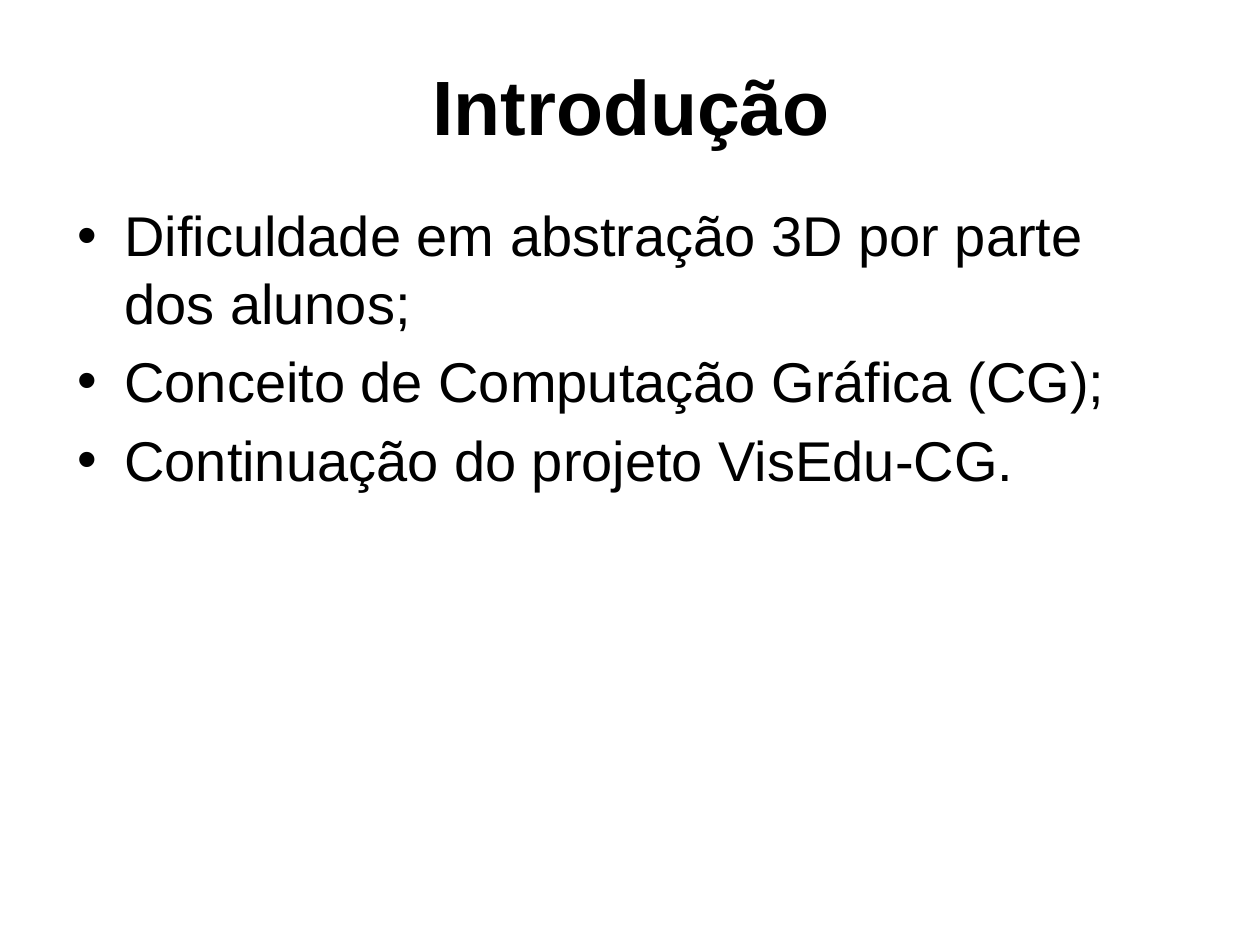
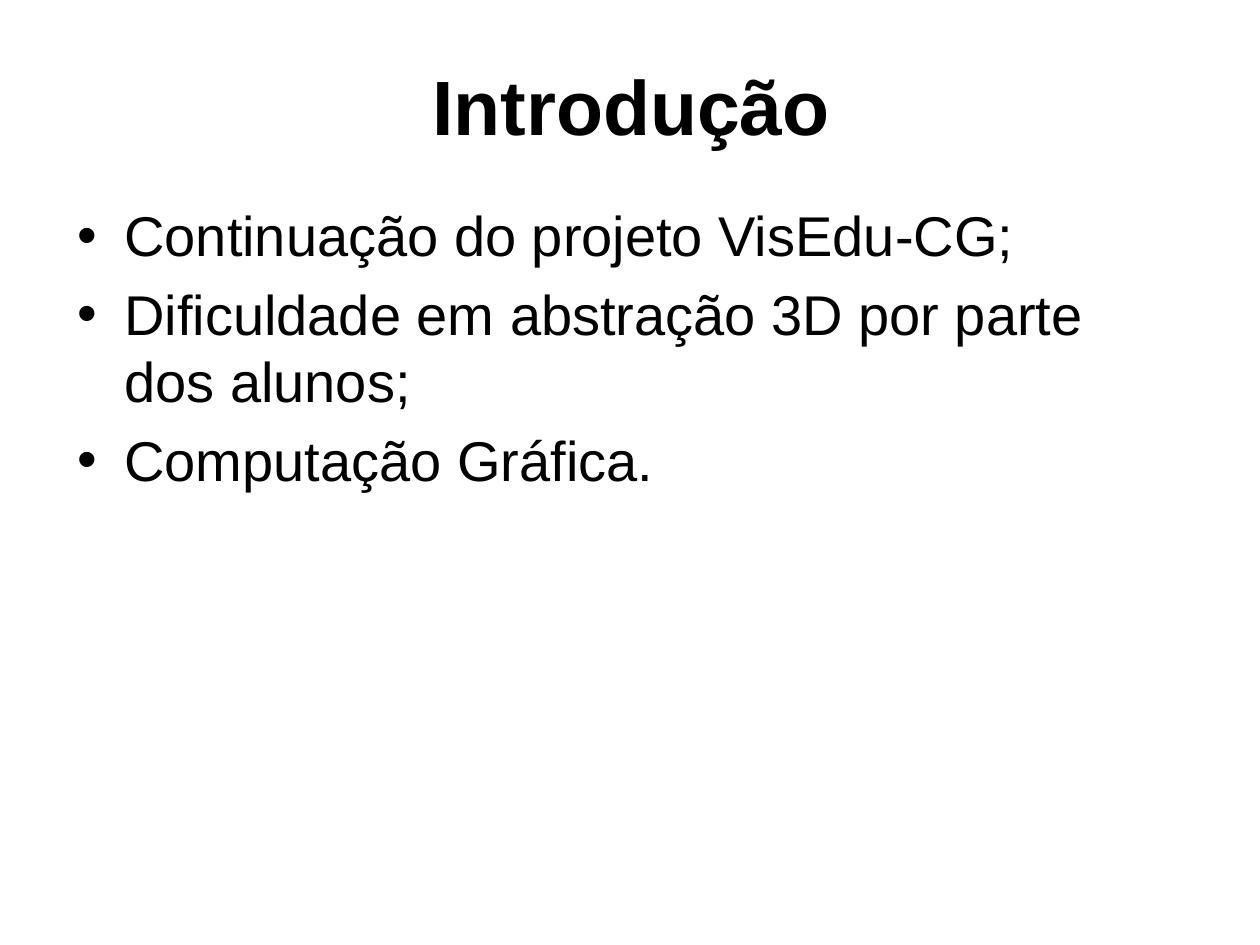
Before and after one commit to PanicAThePython/tcc_NataliaSensWeise, a slide deck: slide 3 of Slides_NataliaSensWeise.pptx. Drawn at 1260x945 pixels with LibreOffice and Linux fonts; fonts in the diff are those of the drawing; background and template pictures are left out. Boxes give left, top, right and bottom in pixels: in the first picture for what was removed or moved away, otherwise in the second. Text is boxed around its words. In the diff, an @@ line names an element or a change of style, - is before the commit and + after.

```diff
--- a/Slides_NataliaSensWeise.pptx
+++ b/Slides_NataliaSensWeise.pptx
@@ text at [124,215,1014,267]: paragraph added @@
+• Continuação do projeto VisEdu-CG;
@@ text at [124,439,653,491]: text changed @@
-• Conceito de Computação Gráfica (CG);
-• Continuação do projeto VisEdu-CG.
+• Computação Gráfica.
```
Also in this commit, not shown: 3 other slides changed.
